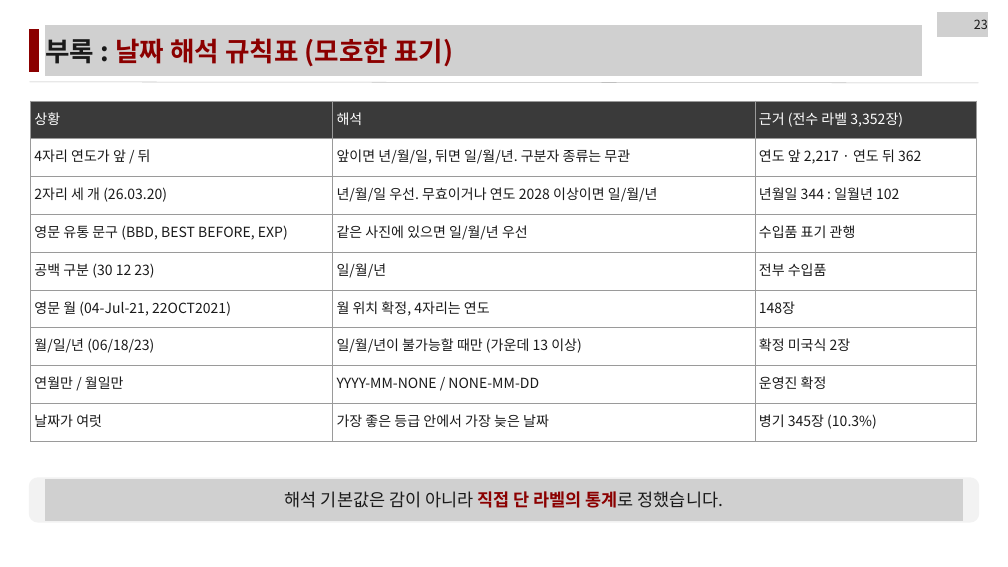
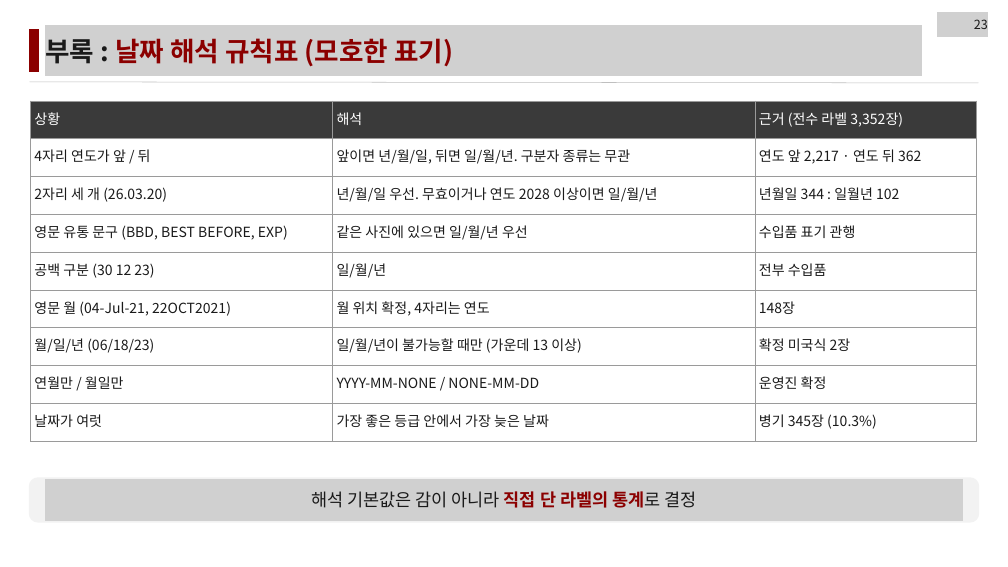
Before and after one commit to LEEbyeongchul/itda3-CODE-subway, a slide deck: slide 23 of 발표/[CODE]_서브웨이_본선발표.pptx. Drawn at 1008x567 pixels with LibreOffice and Linux fonts; fonts in the diff are those of the drawing; grey boxes stand for pictures. Boxes give left, top, right and bottom in pixels: in the first picture for what was removed or moved away, otherwise in the second. Text is boxed around its words. In the diff, an @@ line names an element or a change of style, - is before the commit and + after.

```diff
--- a/발표/[CODE]_서브웨이_본선발표.pptx
+++ b/발표/[CODE]_서브웨이_본선발표.pptx
@@ text at (311, 491, 696, 508): text changed @@
-해석 기본값은 감이 아니라 직접 단 라벨의 통계로 정했습니다.
+해석 기본값은 감이 아니라 직접 단 라벨의 통계로 결정
```
Also in this commit, not shown: 16 other slides changed, 1 other file.
